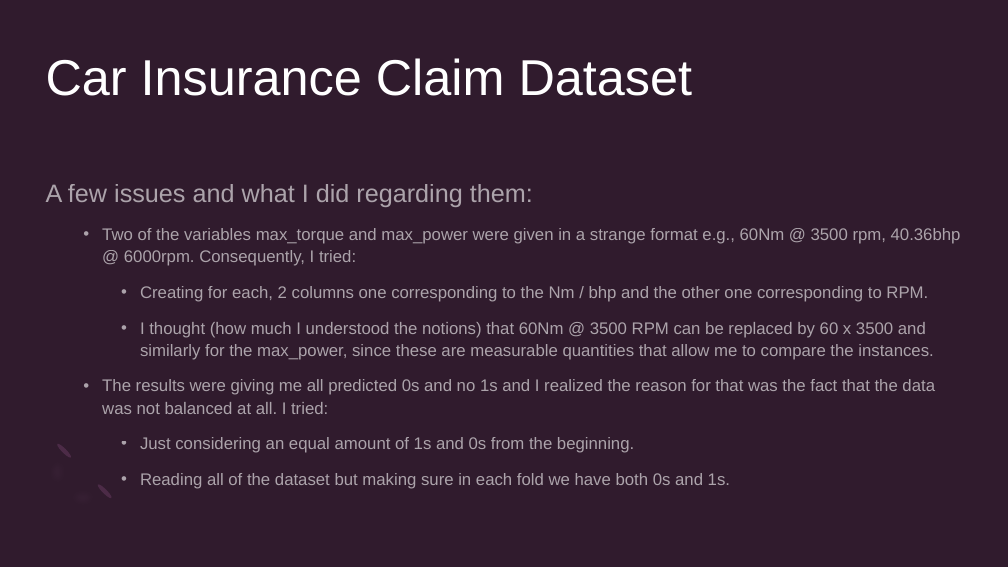
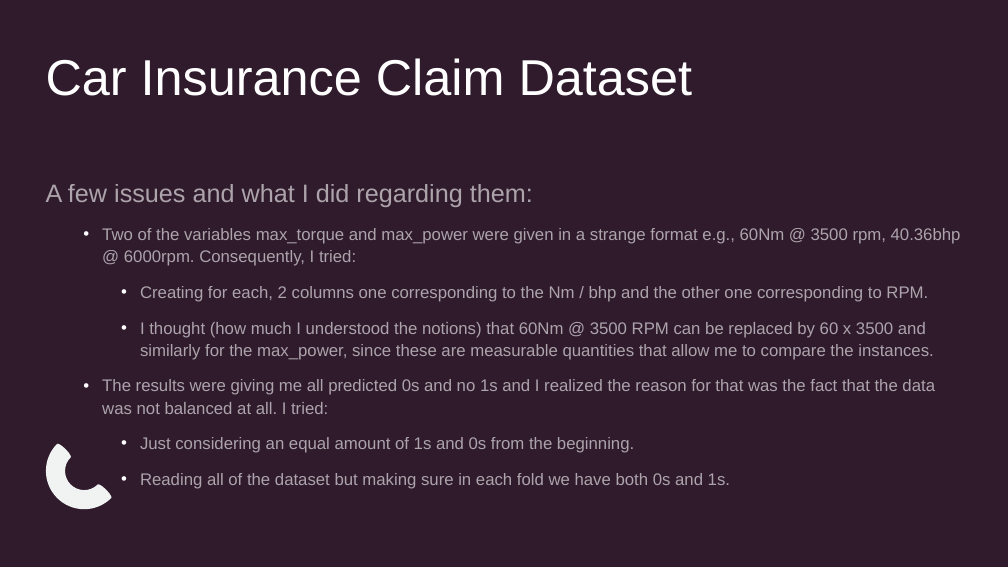
Before and after one commit to irisroatis/phd_year1_code_term2, a slide deck: slide 5 of ppt meetings/May 2023/Presentation2.pptx. Drawn at 1008x567 pixels with LibreOffice and Linux fonts; fonts in the diff are those of the drawing. Boxes give left, top, right and bottom in pixels: in the first picture for what was removed or moved away, otherwise in the second. Text is boxed around its words. In the diff, an @@ line names an element or a change of style, - is before the commit and + after.

```diff
--- a/ppt meetings/May 2023/Presentation2.pptx
+++ b/ppt meetings/May 2023/Presentation2.pptx
@@ freeform shape at (30, 440, 115, 525): fill #B174A8 at 20% opacity to #F7F9F8 at 20% opacity; outline redrawn @@
@@ freeform shape added at (30, 444, 111, 526), fill #F0F3F2 @@
@@ ellipse at (56, 442, 73, 459): fill #4C2B47 to #F2F4F3 @@
@@ ellipse at (96, 483, 113, 499): fill #4C2B47 to #F2F4F3 @@
```
Also in this commit, not shown: 11 other slides changed, 3 slides added, 1 slide removed, 4 other files.
